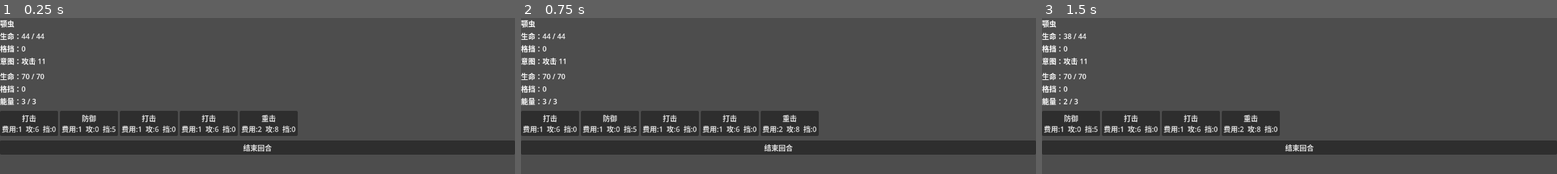
Above: before the commit, frames 1-3 (left to right).
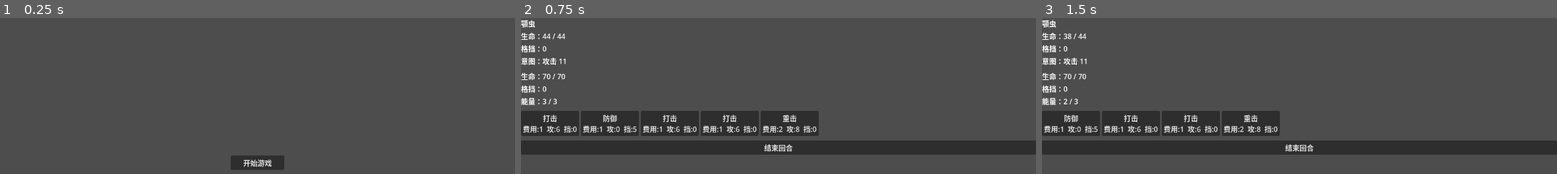
Above: after the commit, the same moments.

Repository: archer47-qingmei/AIGameTest2
Game: Godot game, scene res://menu/MainMenu.tscn
Two runs of this game, one before a commit and one after it. Both use one fixed random seed, a clock stepped at 60 frames per second and the inputs below. Before the commit the project starts from res://combat/CombatScreen.tscn.
Inputs (mouse positions are in pixels of both pictures, inside the frame that each line leads up to):
- Up to frame 1 (0.25 s): no input
- Up to frame 2 (0.75 s): click (778, 163) at 0.5 s, where only the run after the commit has a clickable "开始游戏"
- Up to frame 3 (1.5 s): click "打击 费用:1 攻:6 挡:0" at 1.25 s

The runs differ from the first frame. In frame 1, 19% of the frame differs, in the area x 0-100%, y 1-98%; in frame 2, nothing differs; in frame 3, nothing differs.

Commit message:
feat: add MainMenu scene and set as main scene

Diff:
--- /dev/null
+++ b/menu/MainMenu.gd
@@ -0,0 +1,9 @@
+extends Control
+
+@onready var _btn_start: Button = $BtnStart
+
+func _ready() -> void:
+	_btn_start.pressed.connect(_on_start_pressed)
+
+func _on_start_pressed() -> void:
+	GameManager.go_to_combat()
--- /dev/null
+++ b/menu/MainMenu.tscn
@@ -0,0 +1,23 @@
+[gd_scene load_steps=2 format=3 uid="uid://btpx8q5lnmk2v"]
+
+[ext_resource type="Script" path="res://menu/MainMenu.gd" id="1_script"]
+
+[node name="MainMenu" type="Control"]
+layout_mode = 3
+anchors_preset = 15
+anchor_right = 1.0
+anchor_bottom = 1.0
+script = ExtResource("1_script")
+
+[node name="BtnStart" type="Button" parent="."]
+layout_mode = 1
+anchors_preset = 8
+anchor_left = 0.5
+anchor_top = 0.5
+anchor_right = 0.5
+anchor_bottom = 0.5
+offset_left = -60.0
+offset_top = -15.0
+offset_right = 60.0
+offset_bottom = 15.0
+text = "开始游戏"
--- a/project.godot
+++ b/project.godot
@@ -11,7 +11,7 @@
 [application]
 
 config/name="AIGameTest2"
-run/main_scene="res://combat/CombatScreen.tscn"
+run/main_scene="res://menu/MainMenu.tscn"
 config/features=PackedStringArray("4.6", "Forward Plus")
 config/icon="res://icon.svg"
 
